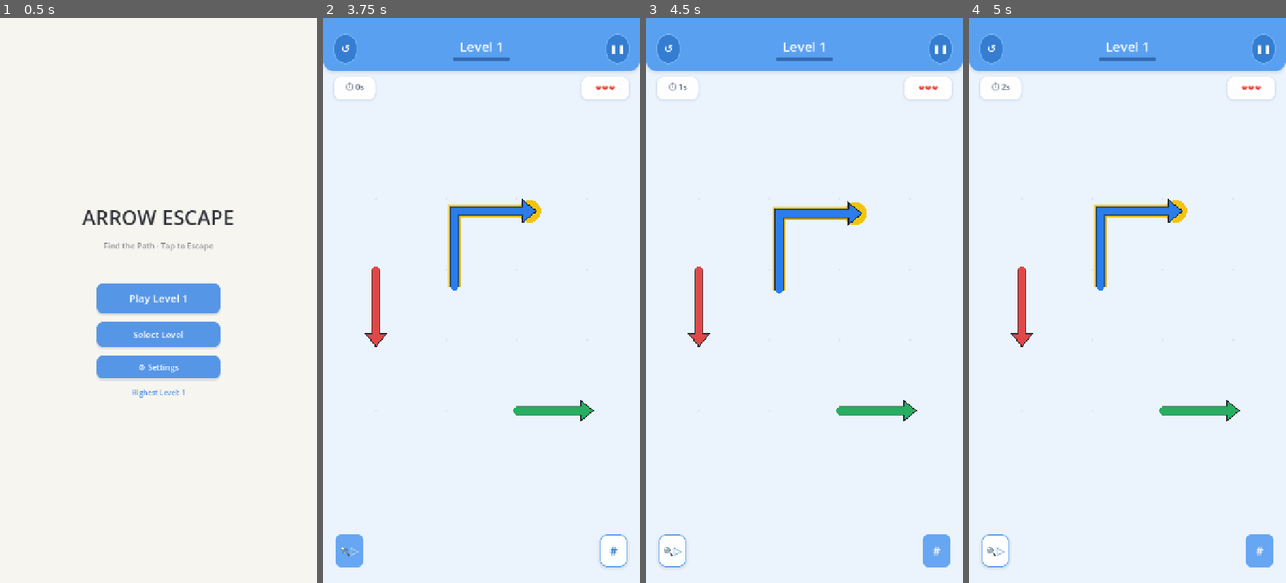
Above: before the commit, frames 1-4 (left to right).
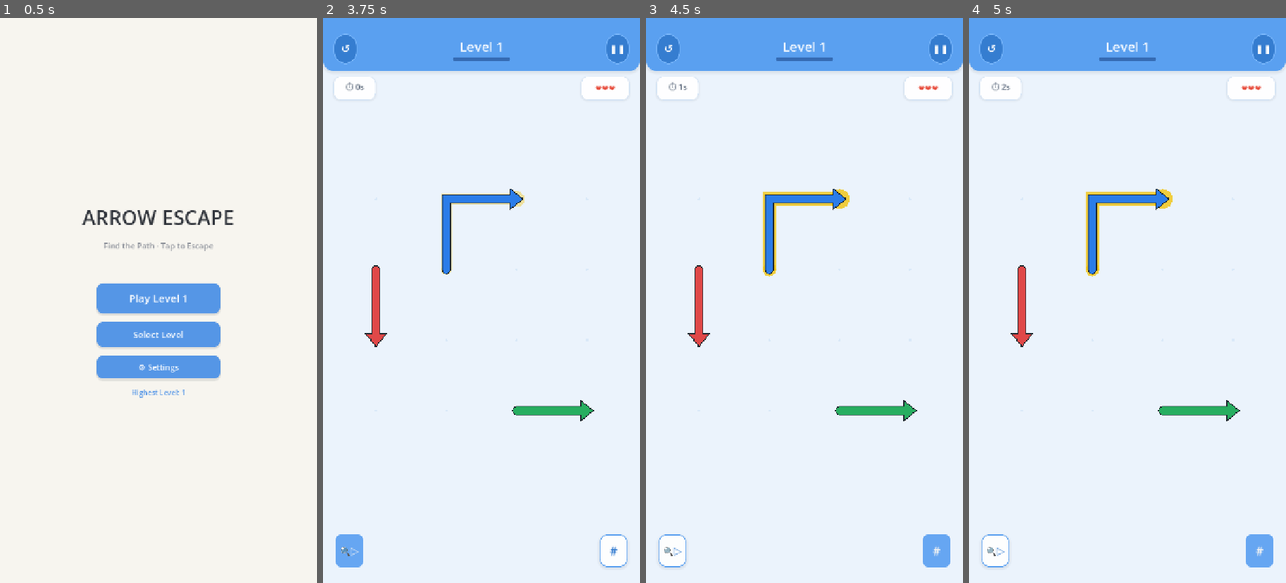
Above: after the commit, the same moments.

Repository: DeveloperArslanAli/Arrow-Escape
Game: Godot game, scene res://scenes/core/Main.tscn
Two runs of this game, one before a commit and one after it. Both use one fixed random seed, a clock stepped at 60 frames per second and the inputs below.
Inputs:
- Up to frame 1 (0.5 s): no input
- Up to frame 2 (3.75 s): click "Play Level 1" at 0.5 s; click "↺" at 1.25 s; click "❚❚" at 2 s; click "Restart" at 2.75 s; click "🔍▷" at 3.5 s
- Up to frame 3 (4.5 s): click "#" at 4.25 s
- Up to frame 4 (5 s): no input

Frame 1 is identical in both runs. In frame 2, 2.1% of the frame differs, in the area x 15-69%, y 30-71%; in frame 3, 2.4%, in the area x 15-70%, y 30-71%; in frame 4, 2.2%.

Commit message:
fix(animation): implement smooth polyline slither motion and eliminate off-center snapping

Diff:
--- a/scripts/core/arrow_controller.gd
+++ b/scripts/core/arrow_controller.gd
@@ -9,13 +9,21 @@
 var arrow_id: String = ""
 var grid_points: Array[Vector2i] = [] # Ordered path from tail to head
 var local_points: PackedVector2Array = []
+var original_local_points: PackedVector2Array = []
 var head_direction: int = GlobalConstants.Direction.UP
 var head_dir_vec: Vector2i = Vector2i(0, -1)
 var line_width: float = 12.0
 var is_interactive: bool = true
 var is_highlighted: bool = false
+var glow_intensity: float = 0.0
 var arrow_color: Color = Color("#2B7DE9")
 var cell_size: float = 60.0
+
+# Extended path tracking for smooth polyline slither escape
+var _extended_path: PackedVector2Array = []
+var _cum_lens: Array[float] = []
+var _total_length: float = 0.0
+var _is_animating: bool = false
 
 func setup_polyline(
 	id: String,
@@ -42,7 +50,27 @@
 		var px_pos: Vector2 = coord_to_local_fn.call(pt)
 		local_points.append(px_pos)
 
-	queue_redraw()
+	original_local_points = local_points.duplicate()
+	_build_extended_path(1400.0)
+	queue_redraw()
+
+func _build_extended_path(exit_dist: float) -> void:
+	if original_local_points.size() < 2:
+		return
+
+	_extended_path = original_local_points.duplicate()
+	var exit_dir: Vector2 = Vector2(head_dir_vec.x, head_dir_vec.y).normalized()
+	var exit_tip: Vector2 = original_local_points[-1] + exit_dir * exit_dist
+	_extended_path.append(exit_tip)
+
+	_cum_lens.clear()
+	_cum_lens.append(0.0)
+	var cur: float = 0.0
+	for i in range(_extended_path.size() - 1):
+		cur += _extended_path[i].distance_to(_extended_path[i + 1])
+		_cum_lens.append(cur)
+		if i == original_local_points.size() - 2:
+			_total_length = cur
 
 func _draw() -> void:
 	if local_points.size() < 2:
@@ -51,22 +79,28 @@
 	var head_pos: Vector2 = local_points[-1]
 	var prev_pos: Vector2 = local_points[-2]
 	var head_dir: Vector2 = (head_pos - prev_pos).normalized()
-
-	# 1. Hint Glow
-	if is_highlighted:
-		draw_polyline(local_points, GlobalConstants.COLOR_ACCENT, line_width + 10.0, true)
-		draw_circle(head_pos, line_width * 1.5, GlobalConstants.COLOR_ACCENT)
-
-	# 2. Outer dark border outline
+	if head_dir.length_squared() < 0.0001:
+		head_dir = Vector2(head_dir_vec.x, head_dir_vec.y).normalized()
+
 	var outline_color: Color = Color("#1E272E")
-	draw_polyline(local_points, outline_color, line_width + 4.0, true)
-	_draw_arrowhead(head_pos, head_dir, line_width + 4.0, outline_color)
-
-	# 3. Main colored body
+	var outline_width: float = line_width + 4.0
+
+	# 1. Hint Glow (if active)
+	if is_highlighted or glow_intensity > 0.0:
+		var glow_w: float = line_width + 8.0 + glow_intensity * 6.0
+		var glow_col: Color = Color(GlobalConstants.COLOR_ACCENT.r, GlobalConstants.COLOR_ACCENT.g, GlobalConstants.COLOR_ACCENT.b, 0.4 + glow_intensity * 0.4)
+		draw_polyline(local_points, glow_col, glow_w, true)
+		draw_circle(head_pos, glow_w * 0.75, glow_col)
+		draw_circle(local_points[0], glow_w * 0.5, glow_col)
+
+	# 2. Outer dark border outline (polyline + head + rounded tail cap)
+	draw_polyline(local_points, outline_color, outline_width, true)
+	_draw_arrowhead(head_pos, head_dir, outline_width, outline_color)
+	draw_circle(local_points[0], outline_width * 0.5, outline_color)
+
+	# 3. Main colored body (polyline + head + rounded tail cap)
 	draw_polyline(local_points, arrow_color, line_width, true)
 	_draw_arrowhead(head_pos, head_dir, line_width, arrow_color)
-
-	# Draw rounded caps at tail
 	draw_circle(local_points[0], line_width * 0.5, arrow_color)
 
 func _draw_arrowhead(pos: Vector2, dir: Vector2, width: float, color: Color) -> void:
@@ -104,42 +138,132 @@
 	var projection = a + ab * t
 	return p.distance_to(projection)
 
-func play_escape_animation(exit_distance: float = 800.0) -> void:
+var _active_tween: Tween
+
+## Smooth polyline slither escape animation along track
+func play_escape_animation(exit_distance: float = 1200.0) -> void:
+	if _active_tween and _active_tween.is_valid():
+		_active_tween.kill()
 	is_interactive = false
-	var dir_f: Vector2 = Vector2(head_dir_vec.x, head_dir_vec.y) * exit_distance
-	var target_pos: Vector2 = position + dir_f
-
-	var tween = create_tween()
-	tween.set_trans(Tween.TRANS_CUBIC)
-	tween.set_ease(Tween.EASE_IN)
-	tween.tween_property(self, "position", target_pos, 0.32)
-	tween.parallel().tween_property(self, "modulate:a", 0.0, 0.28)
-	tween.finished.connect(func():
+	_is_animating = true
+
+	_build_extended_path(exit_distance)
+
+	_active_tween = create_tween()
+	_active_tween.set_trans(Tween.TRANS_QUAD)
+	_active_tween.set_ease(Tween.EASE_IN)
+	_active_tween.tween_method(_on_escape_step, 0.0, 1.0, 0.34)
+	_active_tween.parallel().tween_property(self, "modulate:a", 0.0, 0.12).set_delay(0.22)
+	_active_tween.finished.connect(func():
 		escape_finished.emit(self)
 		queue_free()
 	)
 
+func _on_escape_step(progress: float) -> void:
+	if _cum_lens.size() < 2:
+		return
+	var total_dist = _cum_lens[-1]
+	var advance = progress * total_dist
+	var s_tail = advance
+	# Dynamic forward stretch for an energetic launch feel
+	var stretch = 1.0 + sin(progress * PI) * 0.12
+	var s_head = minf(_total_length * stretch + advance, total_dist)
+
+	local_points = _get_sub_polyline(s_tail, s_head, _extended_path, _cum_lens)
+	queue_redraw()
+
+## Bonk & elastic spring along the arrow's own track when blocked
 func play_blocked_animation() -> void:
-	var original_pos: Vector2 = position
-	var nudge_offset: Vector2 = Vector2(head_dir_vec.x, head_dir_vec.y) * 12.0
-
-	var tween = create_tween()
-	tween.set_trans(Tween.TRANS_ELASTIC)
-	tween.set_ease(Tween.EASE_OUT)
-	tween.tween_property(self, "position", original_pos + nudge_offset, 0.08)
-	tween.tween_property(self, "position", original_pos, 0.12)
-	# Brief red flash
-	modulate = Color(1.3, 0.4, 0.4, 1.0)
-	tween.tween_property(self, "modulate", Color(1.0, 1.0, 1.0, 1.0), 0.15)
+	if _active_tween and _active_tween.is_valid():
+		_active_tween.kill()
+	is_interactive = false
+	_is_animating = true
+
+	if _cum_lens.is_empty():
+		_build_extended_path(200.0)
+
+	var max_nudge: float = minf(12.0, cell_size * 0.18)
+	_active_tween = create_tween()
+	# 1. Bonk forward along track
+	_active_tween.tween_method(_on_blocked_step, 0.0, max_nudge, 0.06).set_trans(Tween.TRANS_QUAD).set_ease(Tween.EASE_OUT)
+	# 2. Elastic spring back along track
+	_active_tween.tween_method(_on_blocked_step, max_nudge, 0.0, 0.16).set_trans(Tween.TRANS_ELASTIC).set_ease(Tween.EASE_OUT)
+	# 3. Crisp red highlight flash
+	modulate = Color(1.35, 0.35, 0.35, 1.0)
+	_active_tween.parallel().tween_property(self, "modulate", Color.WHITE, 0.22)
+	_active_tween.finished.connect(func():
+		_is_animating = false
+		is_interactive = true
+		local_points = original_local_points.duplicate()
+		modulate = Color.WHITE
+		queue_redraw()
+	)
+
+func _on_blocked_step(nudge: float) -> void:
+	if _cum_lens.size() < 2:
+		return
+	var s_tail = nudge * 0.3 # slight body compression
+	var s_head = _total_length + nudge # head bonks forward into obstacle
+	local_points = _get_sub_polyline(s_tail, s_head, _extended_path, _cum_lens)
+	queue_redraw()
 
 func set_hint_highlight(enabled: bool) -> void:
 	is_highlighted = enabled
 	queue_redraw()
 	if enabled:
 		var tween = create_tween().set_loops(3)
-		tween.tween_property(self, "scale", Vector2(1.08, 1.08), 0.25).set_trans(Tween.TRANS_SINE)
-		tween.tween_property(self, "scale", Vector2(1.0, 1.0), 0.25).set_trans(Tween.TRANS_SINE)
+		tween.tween_property(self, "glow_intensity", 1.0, 0.25).set_trans(Tween.TRANS_SINE)
+		tween.tween_property(self, "glow_intensity", 0.0, 0.25).set_trans(Tween.TRANS_SINE)
 		tween.finished.connect(func():
 			is_highlighted = false
+			glow_intensity = 0.0
 			queue_redraw()
 		)
+
+## Arc-length sampling along polyline
+func _sample_path(s: float, path: PackedVector2Array, cum_lens: Array[float]) -> Vector2:
+	if s <= 0.0:
+		return path[0]
+	if s >= cum_lens[-1]:
+		return path[-1]
+	for i in range(cum_lens.size() - 1):
+		if s <= cum_lens[i + 1]:
+			var seg_start = cum_lens[i]
+			var seg_len = cum_lens[i + 1] - seg_start
+			if seg_len <= 0.0001:
+				return path[i]
+			var t = (s - seg_start) / seg_len
+			return path[i].lerp(path[i + 1], t)
+	return path[-1]
+
+## Extracts the sub-polyline between distances s_start and s_end
+func _get_sub_polyline(
+	s_start: float,
+	s_end: float,
+	path: PackedVector2Array,
+	cum_lens: Array[float]
+) -> PackedVector2Array:
+	var result = PackedVector2Array()
+	if path.size() < 2 or cum_lens.size() < 2:
+		return result
+
+	var full_dist = cum_lens[-1]
+	s_start = clampf(s_start, 0.0, full_dist)
+	s_end = clampf(s_end, s_start + 1.0, full_dist)
+
+	var p_start = _sample_path(s_start, path, cum_lens)
+	result.append(p_start)
+
+	for i in range(path.size()):
+		var v_dist = cum_lens[i]
+		if v_dist > s_start + 0.5 and v_dist < s_end - 0.5:
+			result.append(path[i])
+
+	var p_end = _sample_path(s_end, path, cum_lens)
+	if p_end.distance_to(result[-1]) > 0.5:
+		result.append(p_end)
+	elif result.size() == 1:
+		var exit_dir = Vector2(head_dir_vec.x, head_dir_vec.y).normalized()
+		result.append(p_end + exit_dir * 2.0)
+
+	return result
--- /dev/null
+++ b/tests/test_arrow_motion.gd
@@ -0,0 +1,50 @@
+class_name TestArrowMotion
+extends RefCounted
+
+static func run(caller_node: Node) -> bool:
+	var tree = caller_node.get_tree()
+
+	# Create an L-shaped arrow: (1, 0) -> (2, 0) -> (2, 1) pointing DOWN
+	var arrow = ArrowController.new()
+	caller_node.add_child(arrow)
+
+	var pts: Array[Vector2i] = [Vector2i(1, 0), Vector2i(2, 0), Vector2i(2, 1)]
+	arrow.setup_polyline(
+		"test_arr",
+		pts,
+		Color.BLUE,
+		60.0,
+		func(c: Vector2i) -> Vector2:
+			return Vector2(c.x * 60.0 + 30.0, c.y * 60.0 + 30.0)
+	)
+
+	if arrow.position != Vector2.ZERO:
+		push_error("Arrow position must start at ZERO")
+		arrow.queue_free()
+		return false
+
+	# Test blocked animation does not displace position
+	arrow.play_blocked_animation()
+	await tree.process_frame
+	if arrow.position != Vector2.ZERO:
+		push_error("Blocked animation shifted position off-center!")
+		arrow.queue_free()
+		return false
+
+	# Wait for blocked animation to settle
+	await tree.create_timer(0.25).timeout
+	if arrow.position != Vector2.ZERO:
+		push_error("Blocked animation did not return to ZERO!")
+		arrow.queue_free()
+		return false
+
+	# Test escape animation
+	arrow.play_escape_animation(500.0)
+	await tree.process_frame
+	if arrow.position != Vector2.ZERO:
+		push_error("Escape animation shifted position off-center!")
+		return false
+
+	# Await escape animation to complete naturally
+	await arrow.escape_finished
+	return true
--- a/tests/test_runner.gd
+++ b/tests/test_runner.gd
@@ -6,6 +6,7 @@
 const TestPersistence = preload("res://tests/test_persistence.gd")
 
 const TestClickInput = preload("res://tests/test_click_input.gd")
+const TestArrowMotion = preload("res://tests/test_arrow_motion.gd")
 
 func _ready() -> void:
 	print("\n=======================================================")
@@ -60,6 +61,15 @@
 		print("    [FAIL] TestClickInput")
 		failed += 1
 
+	# Suite 6: Polyline Slither Animation & Centering
+	print("--> Running TestArrowMotion (Slither & Center Alignment)...")
+	if await TestArrowMotion.run(self):
+		print("    [PASS] TestArrowMotion (Smooth slither motion verified)")
+		passed += 1
+	else:
+		print("    [FAIL] TestArrowMotion")
+		failed += 1
+
 	print("\n=======================================================")
 	print("TEST RUN COMPLETE: %d Passed, %d Failed" % [passed, failed])
 	print("=======================================================\n")
